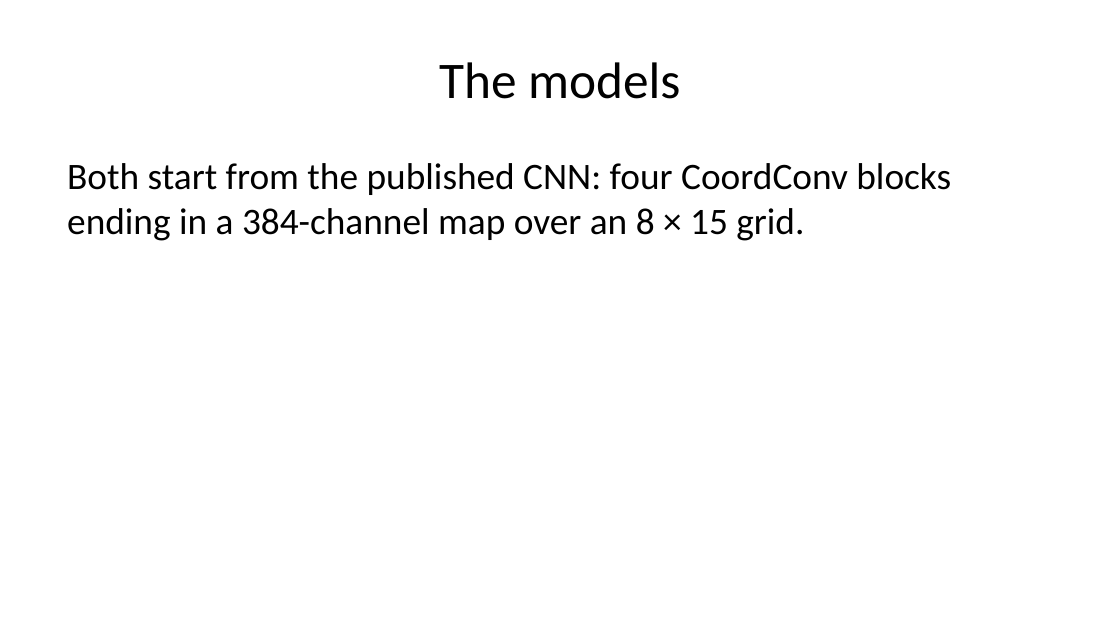
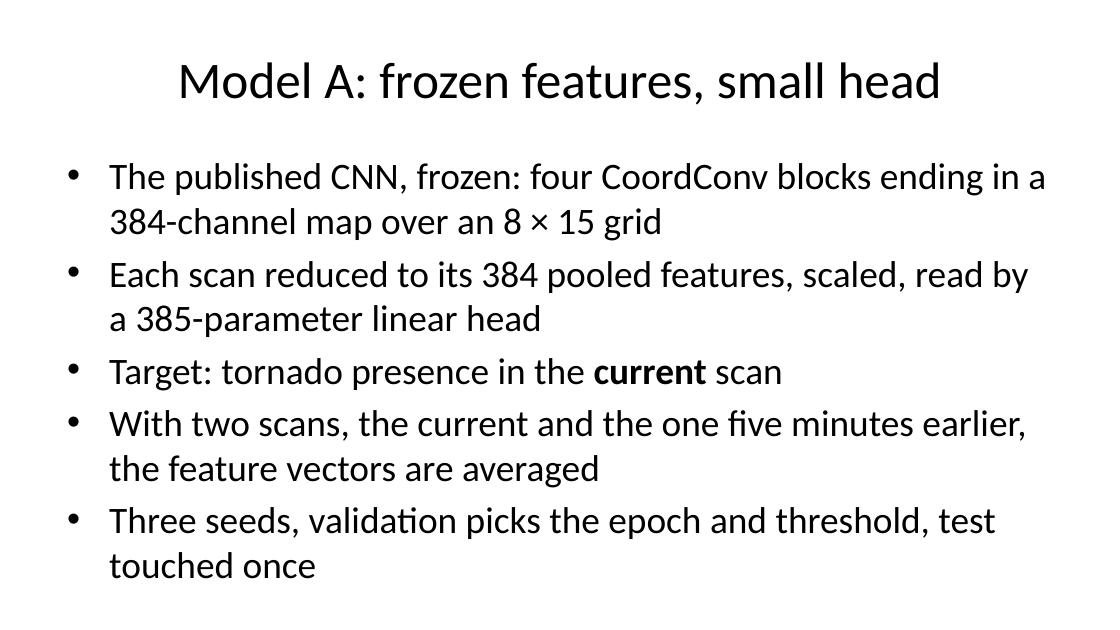
Before and after one commit to jakeryderv/tornado-onset, a slide deck: slide 6 of slides.pptx (slide 5 before the commit). Drawn at 1120x630 pixels with LibreOffice and Linux fonts; fonts in the diff are those of the drawing. Boxes give left, top, right and bottom in pixels: in the first picture for what was removed or moved away, otherwise in the second. Text is boxed around its words. In the diff, an @@ line names an element or a change of style, - is before the commit and + after.

```diff
--- a/slides.pptx
+++ b/slides.pptx
@@ title at [178,62,942,105]: text changed @@
-The models
+Model A: frozen features, small head
@@ text at [109,163,1046,579]: text changed @@
-Both start from the published CNN: four CoordConv blocks ending in a 384-channel map over an 8 × 15 grid.
+• The published CNN, frozen: four CoordConv blocks ending in a 384-channel map over an 8 × 15 grid
+• Each scan reduced to its 384 pooled features, scaled, read by a 385-parameter linear head
+• Target: tornado presence in the current scan
+• With two scans, the current and the one five minutes earlier, the feature vectors are averaged
+• Three seeds, validation picks the epoch and threshold, test touched once
```
Also in this commit, not shown: 11 other slides changed, 2 slides added, 1 other file.
